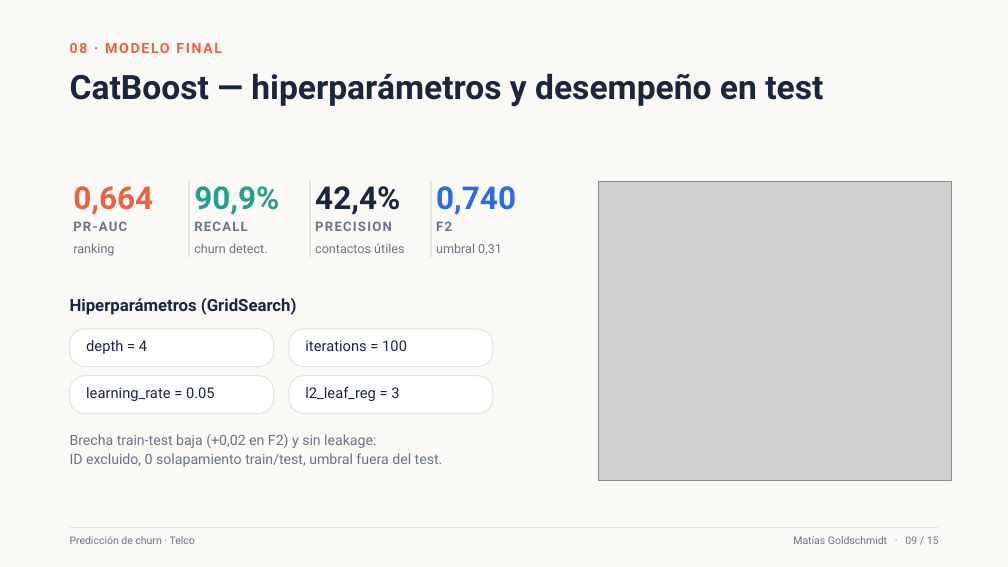
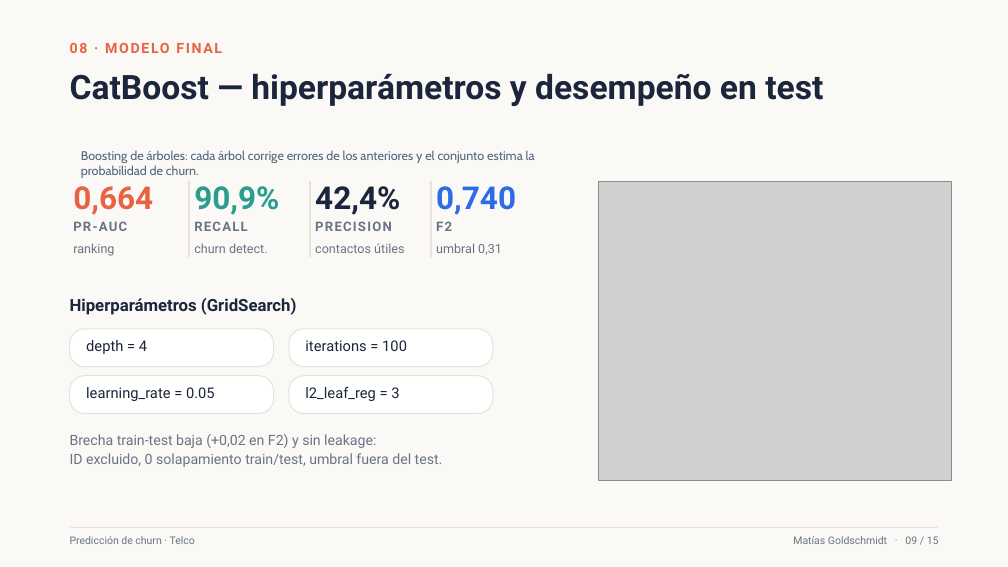
Before and after one commit to matigold22/Final_Predictiva, a slide deck: slide 10 of presentacion/final/Presentacion_Final_Churn_Redesign.pptx. Drawn at 1008x567 pixels with LibreOffice and Linux fonts; fonts in the diff are those of the drawing; grey boxes stand for pictures. Boxes give left, top, right and bottom in pixels: in the first picture for what was removed or moved away, otherwise in the second. Text is boxed around its words. In the diff, an @@ line names an element or a change of style, - is before the commit and + after.

Commit message:
Aclara CatBoost y regularizacion L2 en la presentacion

```diff
--- a/presentacion/final/Presentacion_Final_Churn_Redesign.pptx
+++ b/presentacion/final/Presentacion_Final_Churn_Redesign.pptx
@@ text added at <box>81,150,535,178</box>, 12 pt, text #526580 @@
+Boosting de árboles: cada árbol corrige errores de los anteriores y el conjunto estima la probabilidad de churn.
```
Also in this commit, not shown: 1 other slide changed, 1 other file.
